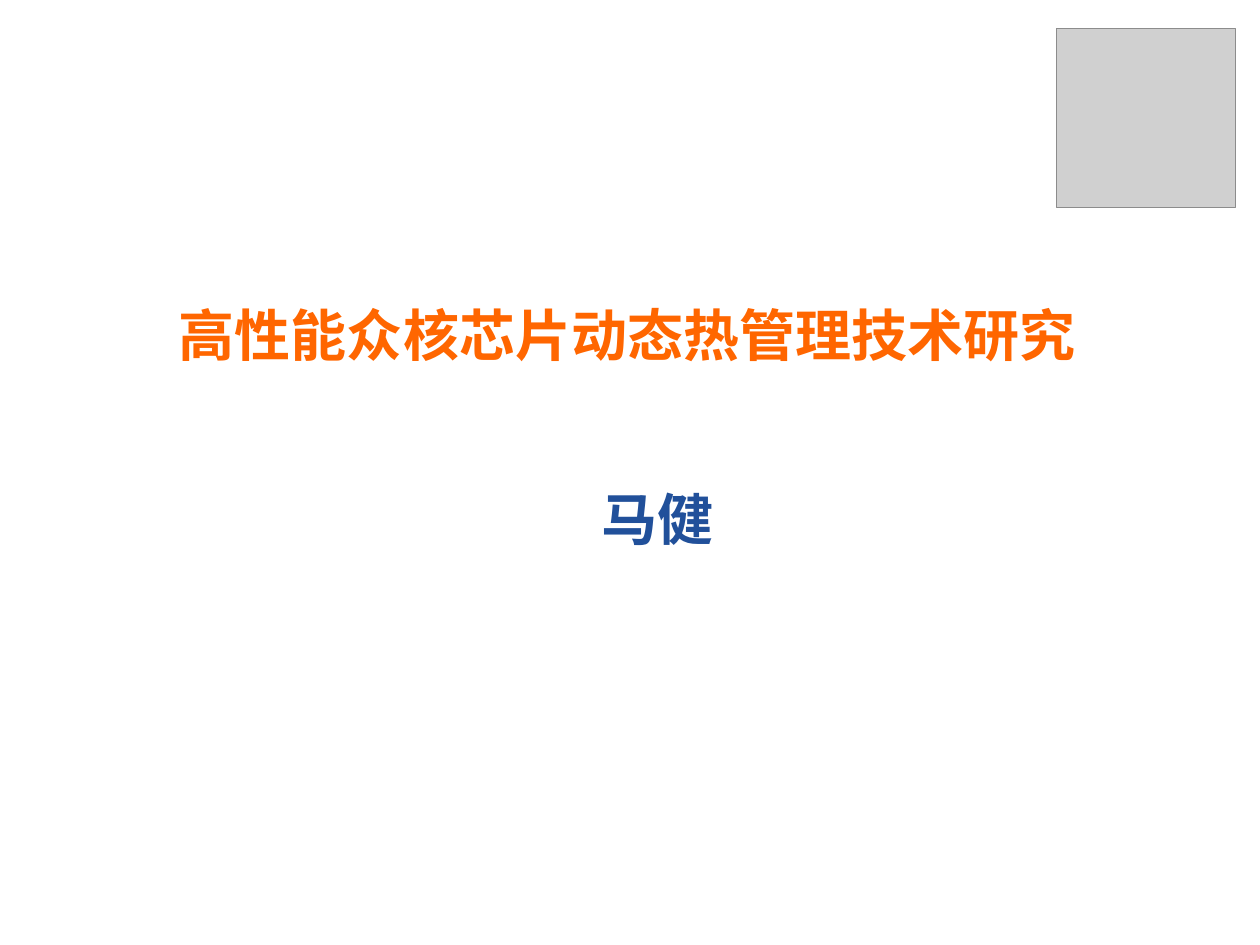
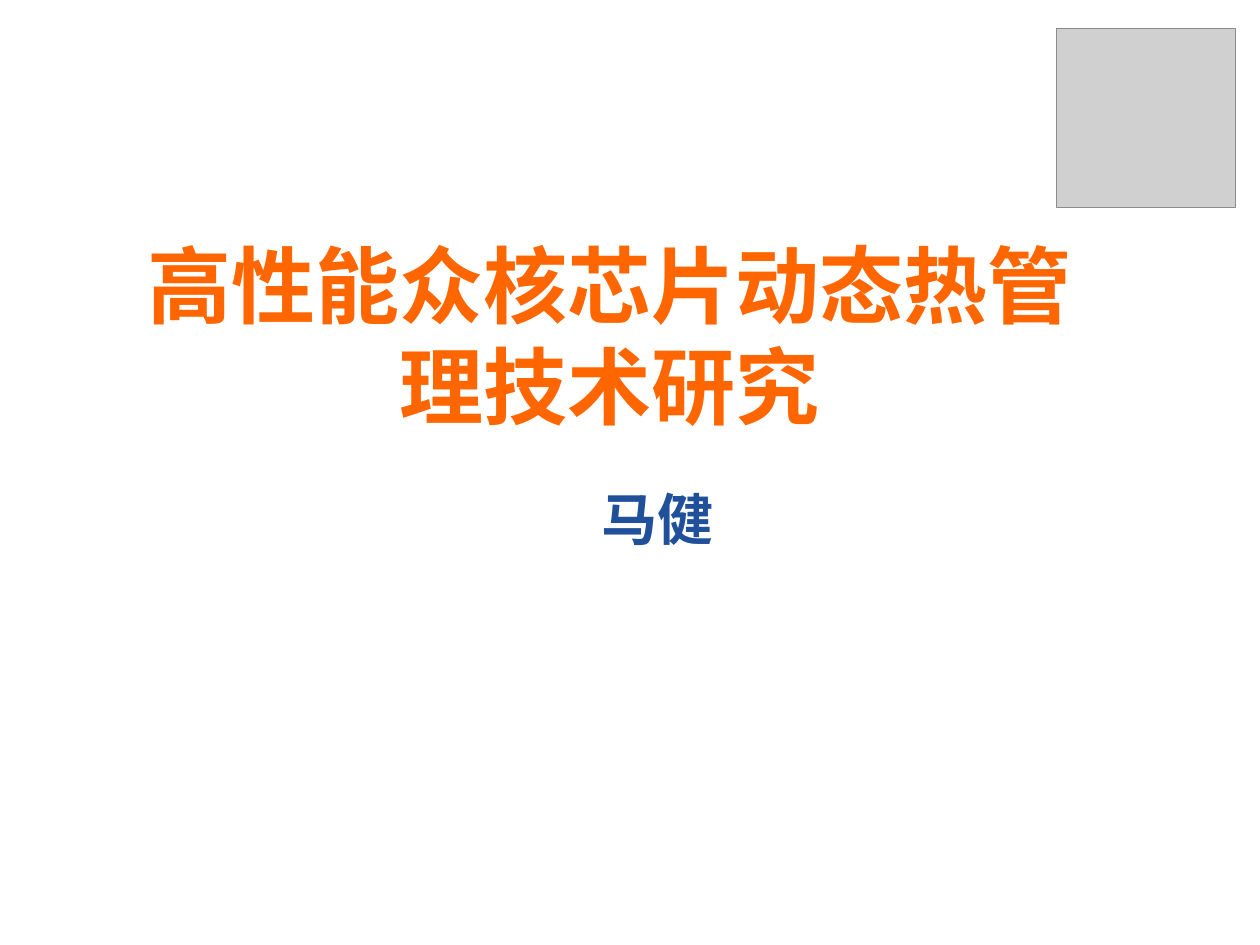
Before and after one commit to martian9/xin-yuan-houqin, a slide deck: slide 1 of ppt/majian.pptx. Drawn at 1260x945 pixels with LibreOffice and Linux fonts; fonts in the diff are those of the drawing; grey boxes stand for pictures. Boxes give left, top, right and bottom in pixels: in the first picture for what was removed or moved away, otherwise in the second. Text is boxed around its words. In the diff, an @@ line names an element or a change of style, - is before the commit and + after.

```diff
--- a/ppt/majian.pptx
+++ b/ppt/majian.pptx
@@ text "高性能众核芯片动态热管理技术研究": place and size @@
-text "高性能众核芯片动态热管理技术研究" at (179, 308, 1075, 361)
+text "高性能众核芯片动态热管理技术研究" at (148, 244, 1072, 426)
@@ text "高性能众核芯片动态热管理技术研究" at (148, 244, 1072, 426): size 32 to 48 pt @@
```
Also in this commit, not shown: 5 other slides changed, 6 slides added, 8 slides removed.
